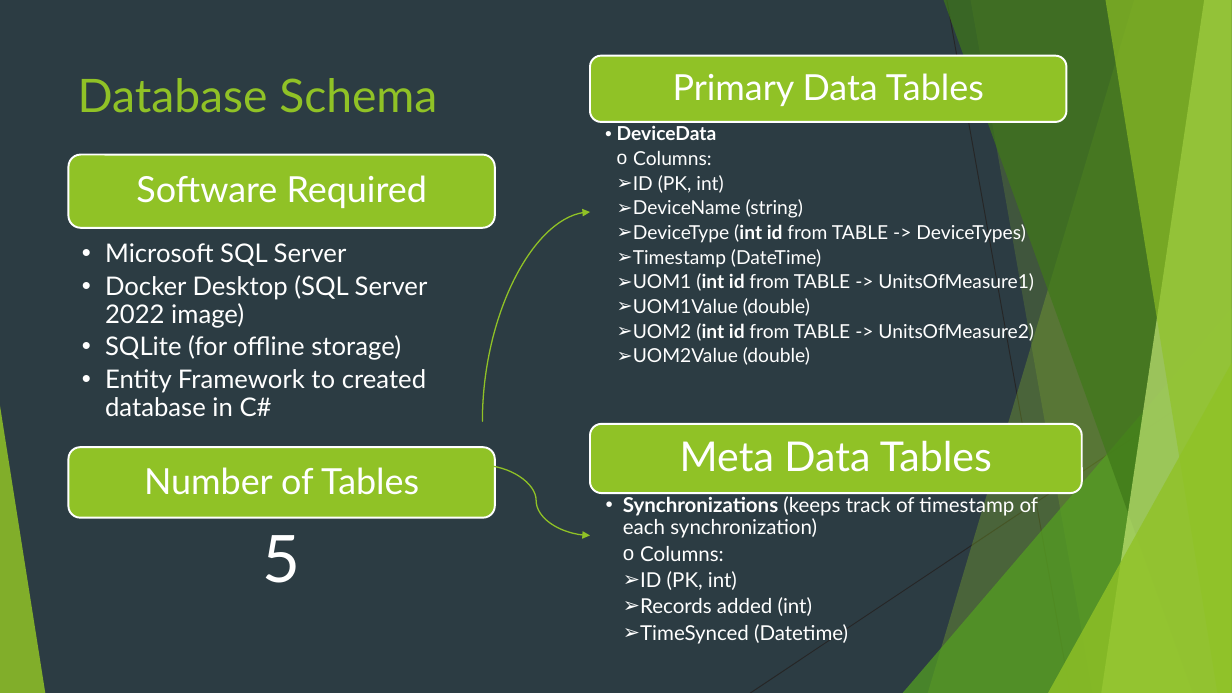
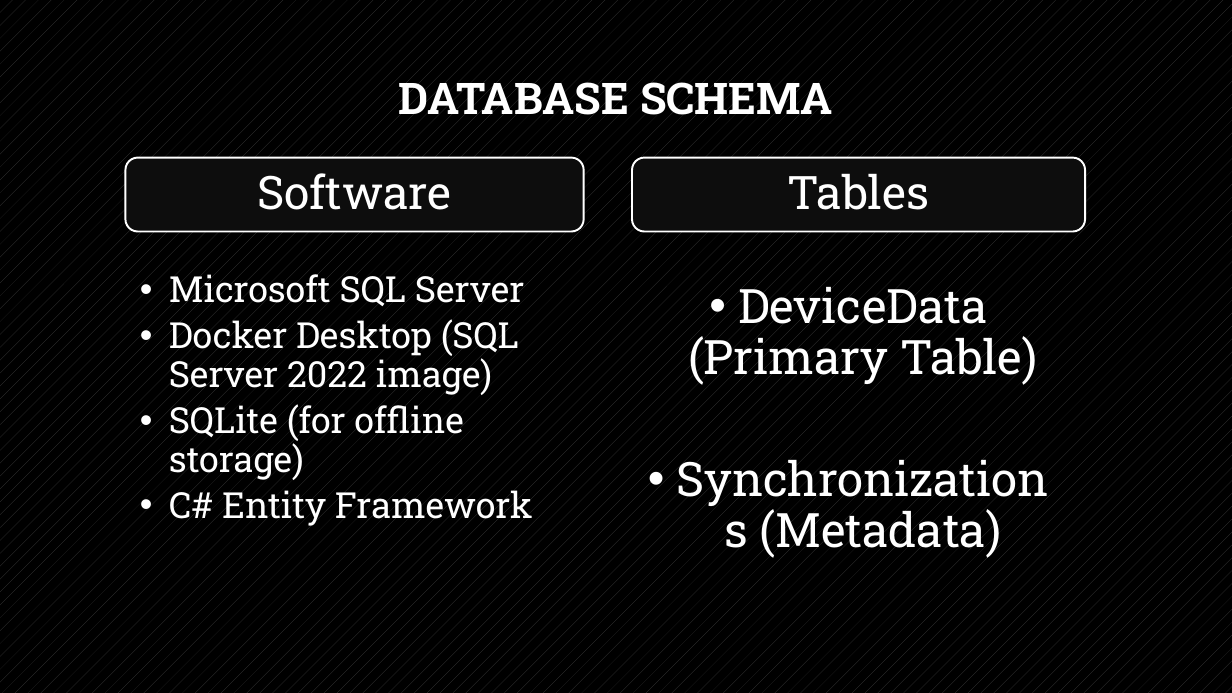
Before and after one commit to ruskpr/sql-data-synchronization, a slide deck: slide 4 of iot-data-collection.pptx. Drawn at 1232x693 pixels with LibreOffice and Linux fonts; fonts in the diff are those of the drawing. Boxes give left, top, right and bottom in pixels: in the first picture for what was removed or moved away, otherwise in the second. Text is boxed around its words. In the diff, an @@ line names an element or a change of style, - is before the commit and + after.

Commit message:
updated

```diff
--- a/iot-data-collection.pptx
+++ b/iot-data-collection.pptx
@@ background #2C3C43 to pattern #404040 on #000000 @@
@@ rounded rectangle removed at [591,55,1067,122] @@
@@ title "DATABASE SCHEMA" at [399,82,833,115]: vertical alignment top to middle @@
@@ title at [399,82,833,115]: text changed; size 36 to 34 pt; font Lato to Roboto Slab; text colour #90C226 to #FFFFFF; bold on @@
-Database Schema
+DATABASE SCHEMA
@@ text removed at [617,125,1034,365] @@
-  • DeviceData
-    o Columns:
-    ➢ ID (PK, int)
-    ➢ DeviceName (string)
-    ➢ DeviceType (int id from TABLE -> DeviceTypes)
-    ➢ Timestamp (DateTime)
-    ➢ UOM1 (int id from TABLE -> UnitsOfMeasure1)
-    ➢ UOM1Value (double)
-    ➢ UOM2 (int id from TABLE -> UnitsOfMeasure2)
-    ➢ UOM2Value (double)
@@ rounded rectangle: place and size @@
-rounded rectangle at [68,154,494,227]
+rounded rectangle at [126,158,584,232]
@@ rounded rectangle at [126,158,584,232]: fill #90C226 to #0D0D0D @@
@@ text at [257,173,451,210]: text changed; size 28 to 36 pt; font Lato to Roboto Slab @@
-Software Required
+Software
@@ rounded rectangle added at [632,158,1085,232], fill #0D0D0D, outline #FFFFFF 1.5 pt @@
@@ text at [788,173,930,210]: text changed; size 28 to 36 pt; font Lato to Roboto Slab @@
-Primary Data Tables
+Tables
@@ curved arrow removed from (482, 421) to (591, 212) @@
@@ text "Microsoft SQL Server": place and size @@
-text "Microsoft SQL Server" at [105,243,428,416]
+text "Microsoft SQL Server" at [169,274,533,526]
@@ text at [169,274,524,480]: size 20 to 28 pt, font Lato to Roboto Slab in "Microsoft SQL Server", "Docker Desktop (SQL Server 2022 image)", "SQLite (for offline storage)"; indent changed; more space between paragraphs @@
@@ text added at [688,287,1037,558], 37 pt, text #FFFFFF @@
+  • DeviceData (Primary Table)
+  • Synchronizations (Metadata)
@@ group removed at [0,0,1232,693]: 5 freeform shapes, 3 triangles, 2 lines @@
@@ rounded rectangle removed at [68,447,494,518] @@
@@ rounded rectangle removed at [591,424,1082,494] @@
@@ text removed at [680,440,992,472] @@
-Meta Data Tables
@@ text removed at [144,467,419,495] @@
-Number of Tables
@@ curved arrow removed from (482, 466) to (591, 536) @@
@@ text at [169,490,533,526]: text changed; size 20 to 28 pt; font Lato to Roboto Slab @@
-  • Entity Framework to created database in C#
+  • C# Entity Framework
@@ text removed at [623,496,1039,644] @@
-  • Synchronizations (keeps track of timestamp of each synchronization)
-    o Columns:
-    ➢ ID (PK, int)
-    ➢ Records added (int)
-    ➢ TimeSynced (Datetime)
@@ text removed at [263,535,301,583] @@
-  5
```
Also in this commit, not shown: 3 other slides changed, 6 slides added, 2 slides removed.
